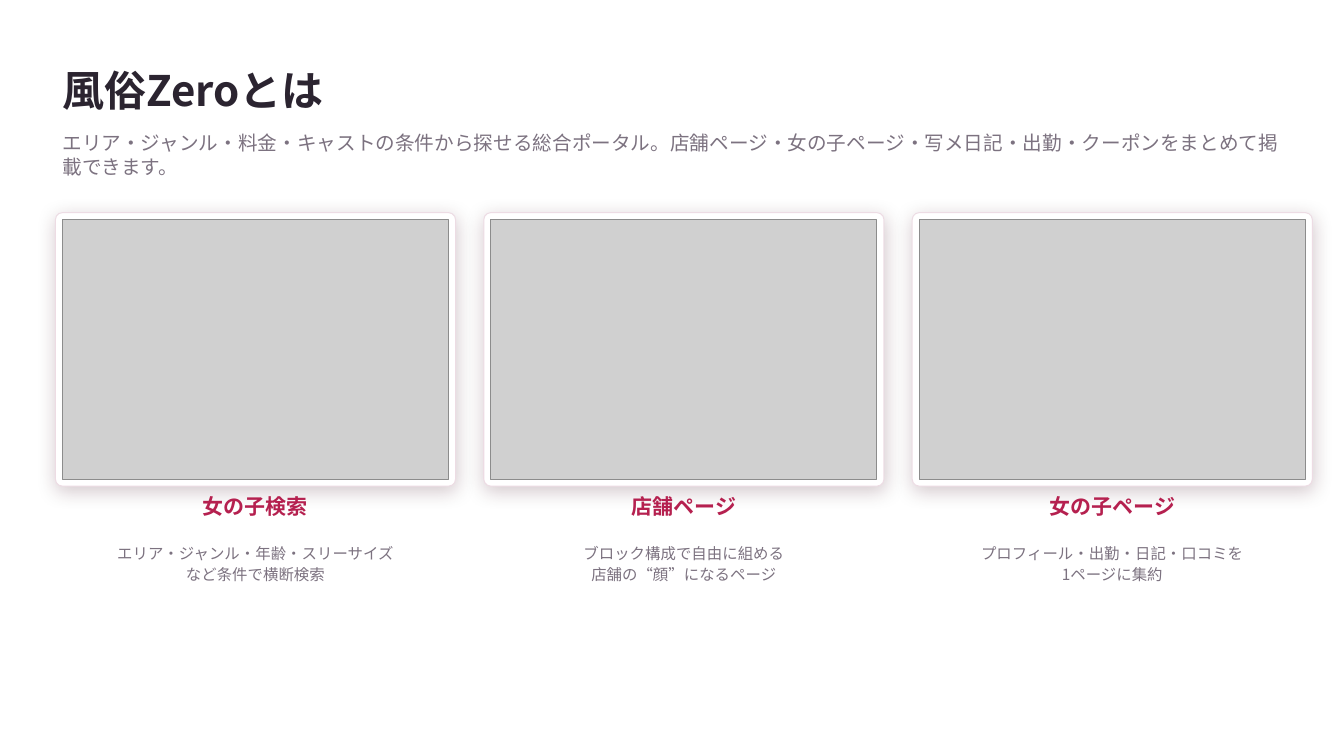
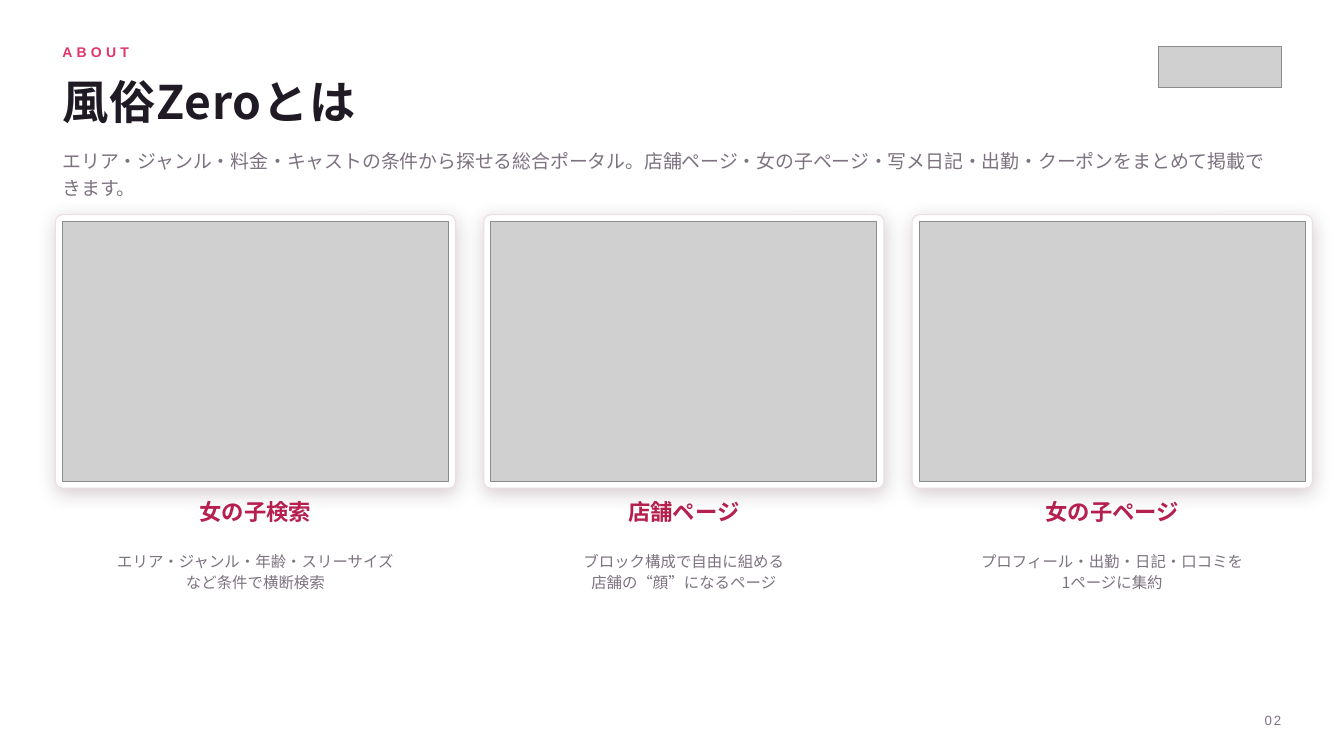
Before and after one commit to kanabun-git/ume, a slide deck: slide 2 of docs/fuzokuzero_sales_deck.pptx. Drawn at 1344x756 pixels with LibreOffice and Linux fonts; fonts in the diff are those of the drawing; grey boxes stand for pictures. Boxes give left, top, right and bottom in pixels: in the first picture for what was removed or moved away, otherwise in the second. Text is boxed around its words. In the diff, an @@ line names an element or a change of style, - is before the commit and + after.

```diff
--- a/docs/fuzokuzero_sales_deck.pptx
+++ b/docs/fuzokuzero_sales_deck.pptx
@@ text added at [62, 47, 128, 57], 10 pt, text #E0356B, bold @@
+ABOUT
@@ picture added at [1158, 46, 1281, 88] @@
@@ text "風俗Zeroとは": place and size @@
-text "風俗Zeroとは" at [62, 70, 323, 110]
+text "風俗Zeroとは" at [62, 80, 355, 123]
@@ text "風俗Zeroとは" at [62, 80, 355, 123]: size 30 to 33 pt, text colour #2B2430 to #1F1A24, letter spacing 0 to 0.6 pt @@
@@ text "エリア・ジャンル・料金・キャストの条件から探せる総合ポータル。店舗ページ・女の子ページ・写メ日記・出勤・クーポンをまとめ ...": place and size @@
-text "エリア・ジャンル・料金・キャストの条件から探せる総合ポータル。店舗ページ・女の子ページ・写メ日記・出勤・クーポンをまとめ ..." at [62, 133, 1278, 176]
+text "エリア・ジャンル・料金・キャストの条件から探せる総合ポータル。店舗ページ・女の子ページ・写メ日記・出勤・クーポンをまとめ ..." at [62, 152, 1264, 196]
@@ text "エリア・ジャンル・料金・キャストの条件から探せる総合ポータル。店舗ページ・女の子ページ・写メ日記・出勤・クーポンをまとめ ..." at [62, 152, 1264, 196]: size 14 to 13.5 pt; line spacing 1 to 1.2 @@
@@ outline #EDDCE4 0.75 pt to #EBDDE4 0.75 pt; shadow changed in 3 elements at [55, 215, 456, 488], [484, 215, 884, 488], [912, 215, 1313, 488] @@
@@ size 15 to 16 pt in 3 elements at [200, 501, 312, 522], [628, 501, 739, 522], [1045, 501, 1178, 522] @@
@@ 3 texts: place and size @@
-3 texts at [117, 546, 1243, 581]
+3 texts at [117, 554, 1243, 589]
@@ text added at [1265, 716, 1282, 725], 9.5 pt, text #7C7280 @@
+02
```
Also in this commit, not shown: 13 other slides changed, 8 other files.
